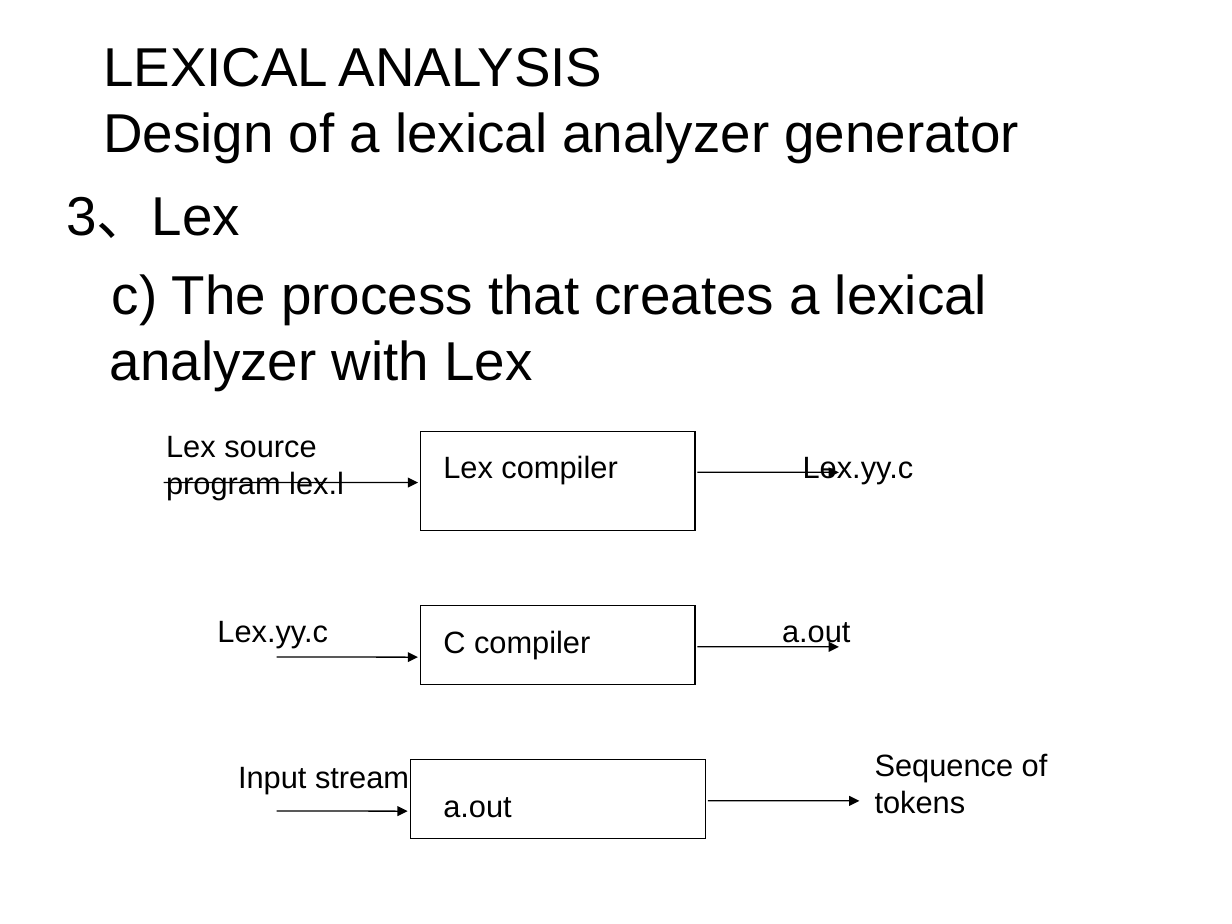
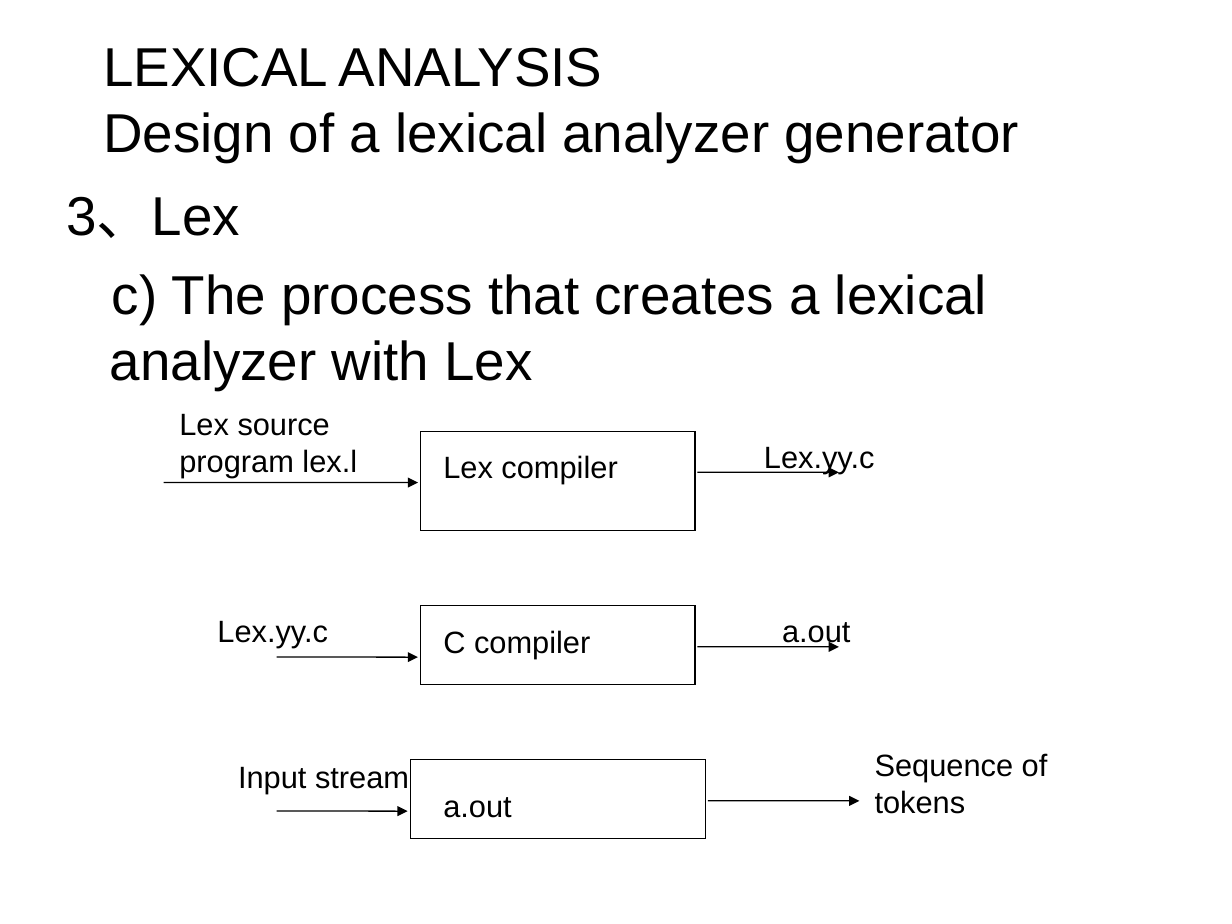
Before and after one commit to GeneralNitin/S6, a slide deck: slide 104 of 02. Compiler Design/PPTs/Module 1.ppt. Drawn at 1232x924 pixels with LibreOffice and Linux fonts; fonts in the diff are those of the drawing. Boxes give left, top, right and bottom in pixels: in the first picture for what was removed or moved away, otherwise in the second. Text is boxed around its words. In the diff, an @@ line names an element or a change of style, - is before the commit and + after.

```diff
--- a/02. Compiler Design/PPTs/Module 1.ppt
+++ b/02. Compiler Design/PPTs/Module 1.ppt
@@ text "Lex source program lex.l": place and size @@
-text "Lex source program lex.l" at box(166, 435, 344, 500)
+text "Lex source program lex.l" at box(179, 413, 357, 477)
@@ text "Lex.yy.c": place and size @@
-text "Lex.yy.c" at box(803, 456, 914, 484)
+text "Lex.yy.c" at box(764, 446, 875, 474)
```
Also in this commit, not shown: 40 other slides changed, 33 other files.
